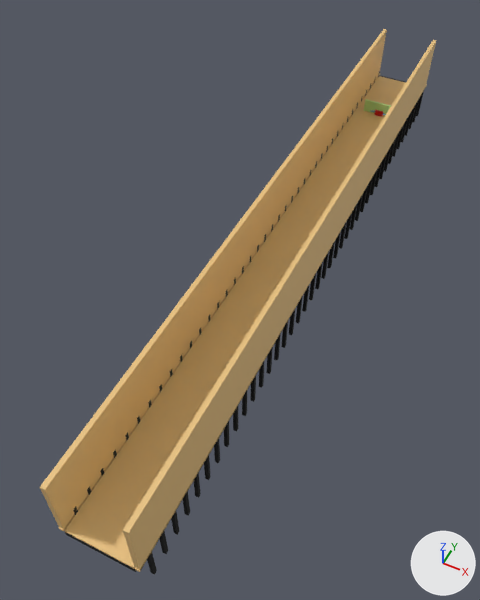
Before and after pictures for a commit that changed the OBJ model SimpleOpenGLTexturedLoader/SimpleOpenGLTexturedLoader/models/blender_imports.obj.
Both versions are drawn from a 50 mm camera at (39.9, -171.3, 109.0) aimed at (-7.0, -77.5, -8.3). Lighting does not change. The marker at lower right points along +X, +Y and +Z. Where no turn or scale is listed for an object, it has been applied to the vertices.

Objects in the first picture: '13-BookshelfGround', '14-BookshelfBorderLeft', '15-BookshelfBorderRight', '3-Ground', '4-LeftBorder', '5-RightBorder', '6-LeftInvisibleWall', '7-RightInvisibleWall'.
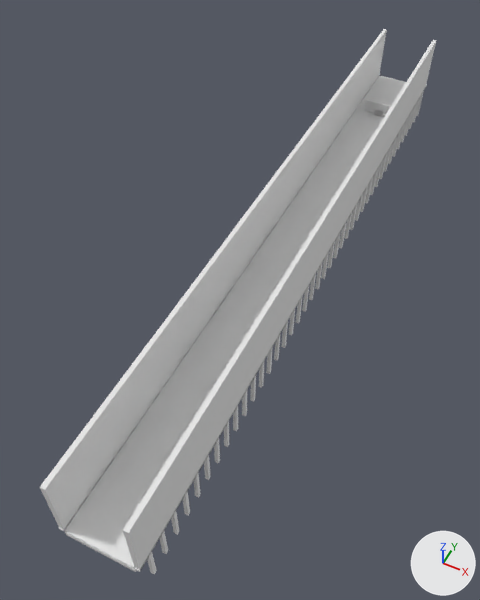
The change in detail:
Material 'Material.008' (mat_material_008) changes colour from black #000000 to white #e7e7e7; in linear values from (0.0, 0.0, 0.0) to (0.8, 0.8, 0.8).
Material 'Material' (mat_material) changes colour from beige #e7c07e to white #e7e7e7; in linear values from (0.8, 0.529, 0.208) to (0.8, 0.8, 0.8).

What differs and where, as boxes (x1, y1, x2, y2) in the pictures (480 x 600 px):
'3-Ground', recoloured
    both: (64, 76, 405, 569)
'7-RightInvisibleWall', recoloured
    both: (40, 29, 387, 530)
'6-LeftInvisibleWall', recoloured
    both: (123, 40, 436, 570)
'15-BookshelfBorderRight', recoloured (black to white)
    both: (147, 91, 424, 575)
'14-BookshelfBorderLeft', recoloured
    both: (73, 71, 380, 515)
'4-LeftBorder', recoloured
    both: (134, 84, 427, 572)
'13-BookshelfGround', recoloured
    both: (65, 76, 406, 572)
'5-RightBorder', recoloured
    both: (59, 73, 380, 531)
